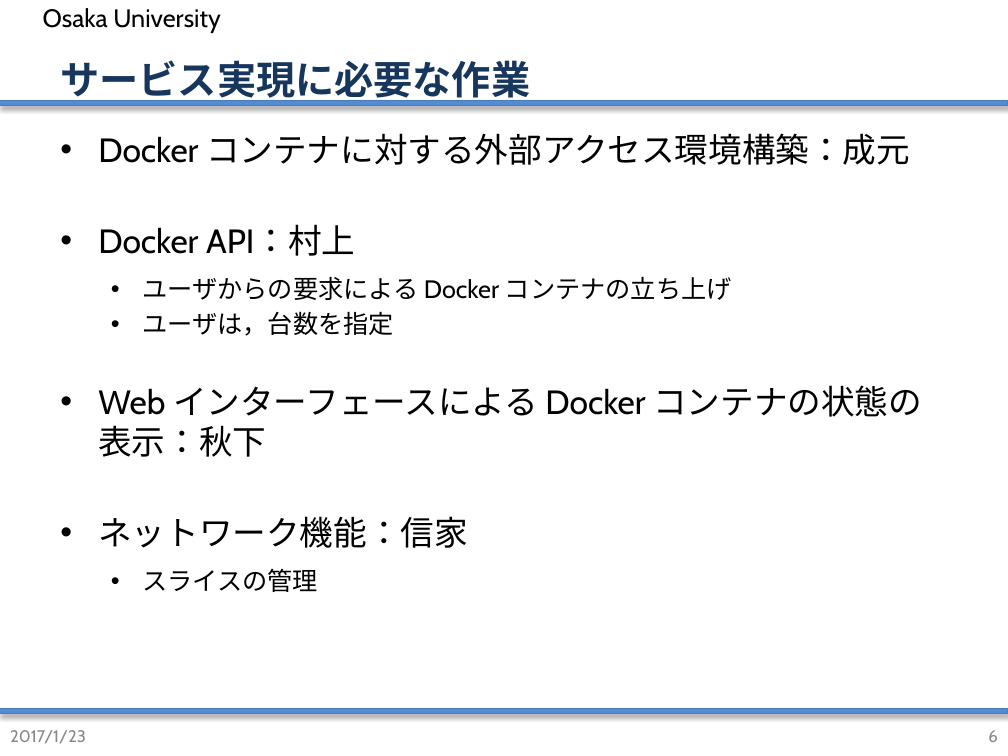
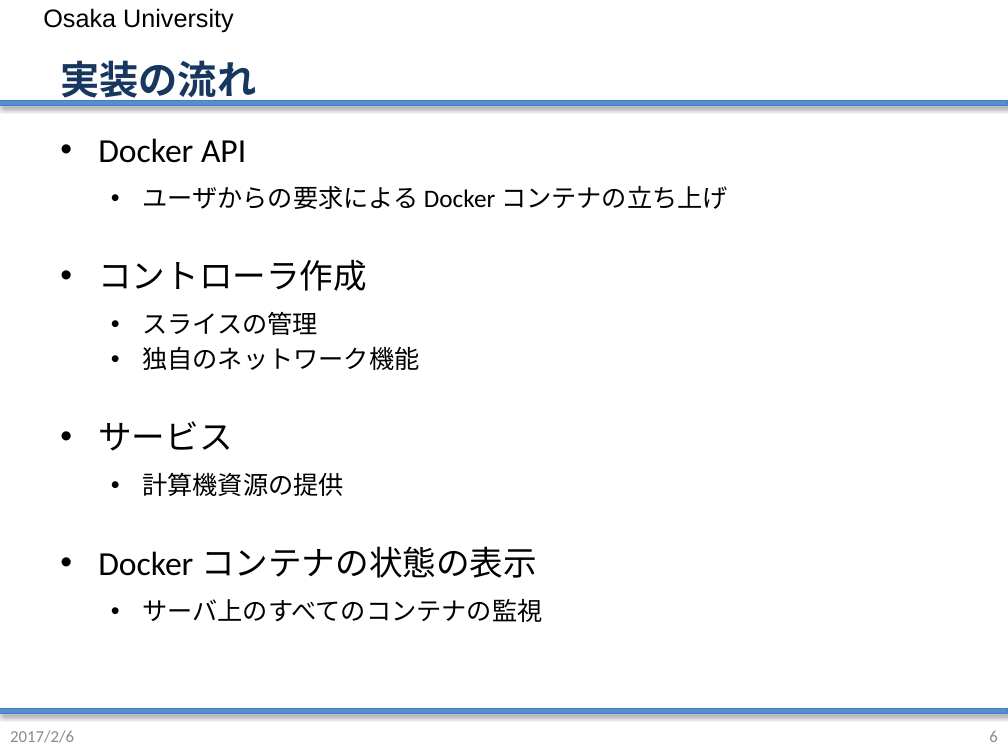
Before and after one commit to handai-trema/IaaS-namn, a slide deck: slide 6 of web/team-namnネットワーク演習最終課題.pptx. Drawn at 1008x756 pixels with LibreOffice and Linux fonts; fonts in the diff are those of the drawing; background and template pictures are left out. Boxes give left, top, right and bottom in pixels: in the first picture for what was removed or moved away, otherwise in the second. Text is boxed around its words. In the diff, an @@ line names an element or a change of style, - is before the commit and + after.

```diff
--- a/web/team-namnネットワーク演習最終課題.pptx
+++ b/web/team-namnネットワーク演習最終課題.pptx
@@ text "Osaka University" at bbox=[43, 8, 234, 33]: font Cabin to Arial; indent changed; more space between paragraphs @@
@@ title at bbox=[60, 60, 256, 105]: text changed; font Cabin to Calibri; text colour #17365D to #17375E @@
-サービス実現に必要な作業
+実装の流れ
@@ text at bbox=[98, 138, 246, 163]: text changed; font Cabin to Calibri @@
-• Docker コンテナに対する外部アクセス環境構築：成元
-• Docker API：村上
+• Docker API
@@ text at bbox=[142, 185, 728, 335]: font Cabin to Calibri in "ユーザからの要求による Docker コンテナの立ち上げ", "スライスの管理"; less space between paragraphs @@
@@ text at bbox=[98, 259, 367, 291]: text changed; font Cabin to Calibri @@
-  • ユーザは，台数を指定
-• Web インターフェースによる Docker コンテナの状態の表示：秋下
-• ネットワーク機能：信家
+• コントローラ作成
@@ text at bbox=[98, 346, 542, 622]: paragraphs added @@
+  • 独自のネットワーク機能
+• サービス
+  • 計算機資源の提供
+• Docker コンテナの状態の表示
+  • サーバ上のすべてのコンテナの監視
@@ text at bbox=[10, 730, 74, 743]: text changed; font Cabin to Calibri; text colour #888888 to #8C8C8C @@
-2017/1/23
+2017/2/6
```
Also in this commit, not shown: 10 other slides changed, 6 slides added, 4 slides removed, 1 other file.
